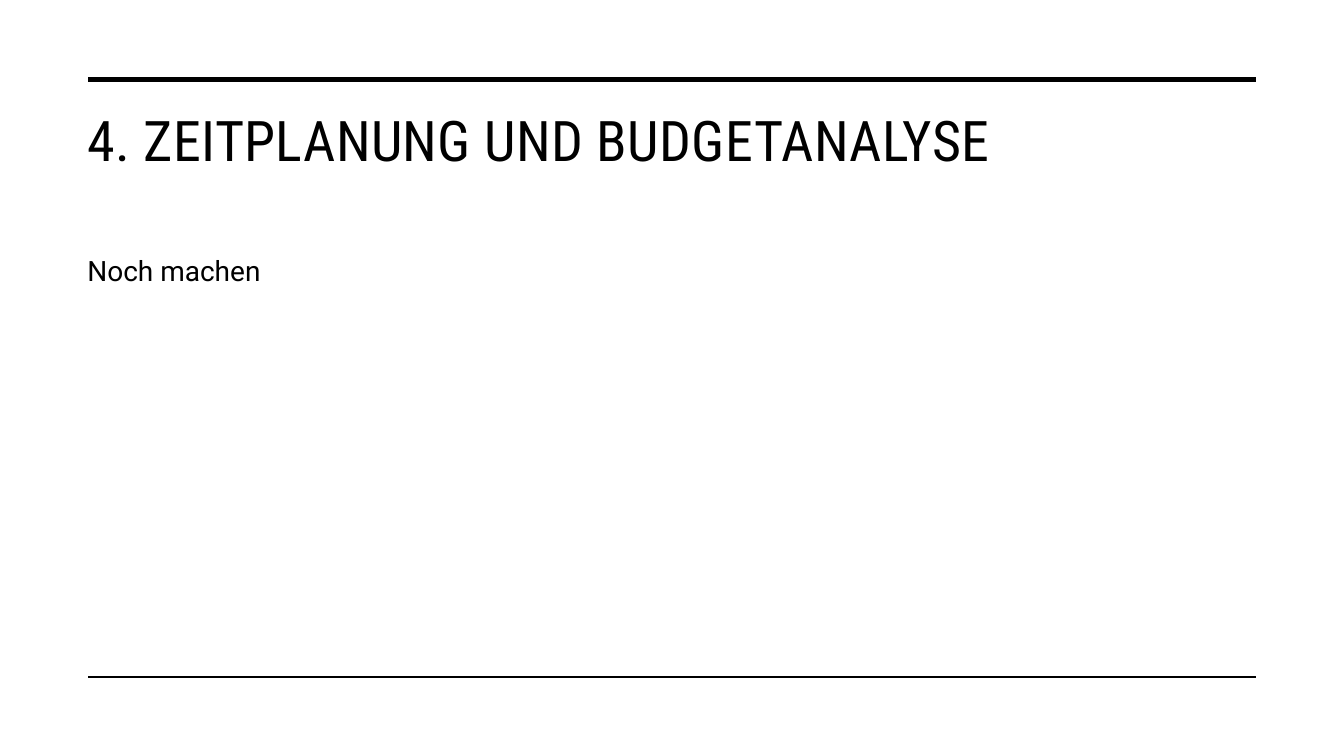
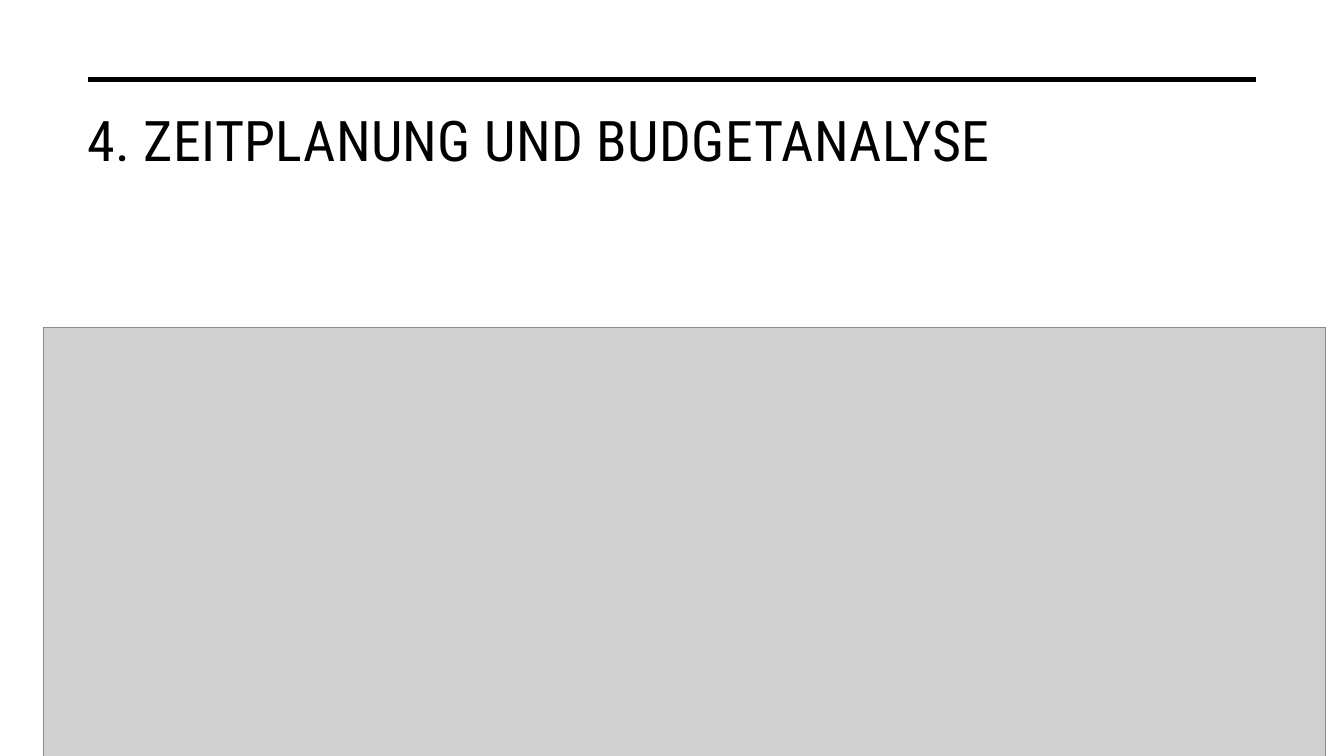
Before and after one commit to malu254/Eifrige-Otter-PM, a slide deck: slide 9 of Abgabe/Dokumentation/Präsentation.pptx (slide 8 before the commit). Drawn at 1344x756 pixels with LibreOffice and Linux fonts; fonts in the diff are those of the drawing; grey boxes stand for pictures. Boxes give left, top, right and bottom in pixels: in the first picture for what was removed or moved away, otherwise in the second. Text is boxed around its words. In the diff, an @@ line names an element or a change of style, - is before the commit and + after.

```diff
--- a/Abgabe/Dokumentation/Präsentation.pptx
+++ b/Abgabe/Dokumentation/Präsentation.pptx
@@ text removed at [87,260,260,282] @@
-Noch machen
@@ picture added at [43,328,1326,756] @@
@@ line removed from (89, 678) to (1256, 678) @@
```
Also in this commit, not shown: 2 slides added, 1 slide removed, 4 other files.
